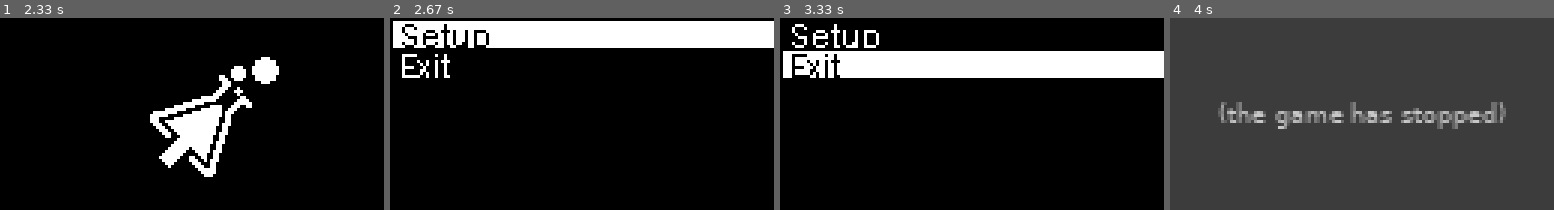
Above: before the commit, frames 1-4 (left to right).
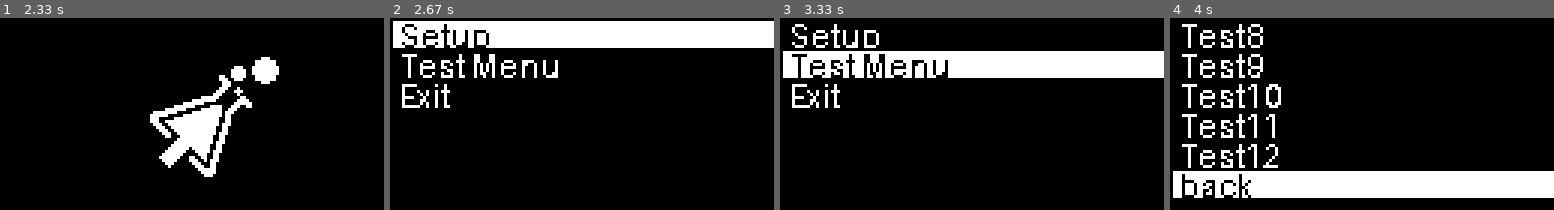
Above: after the commit, the same moments.

Repository: ProjectMakeIt/provkey-software
Game: pygame game, started from desktop.py
Two runs of this game, one before a commit and one after it. Both use one fixed random seed, a clock stepped at 60 frames per second and the inputs below. The source is Python 2; it was converted automatically to run under Python 3.
Inputs:
- Up to frame 1 (2.33 s): hold Up 0.33-0.8 s; hold Down 0.83-1.3 s
- Up to frame 2 (2.67 s): no input
- Up to frame 3 (3.33 s): hold Down 2.83-3.3 s
- Up to frame 4 (4 s): tap Enter at 3.33 s; hold Up from 3.67 s (still down)

Frame 1 is identical in both runs. In frame 2, 2.3% of the frame differs, in the area x 3-44%, y 18-47%; in frame 3, 2.3%; in frame 4, 100%, in the area x 0-100%, y 0-100%.
Before the commit the program exited at 3.35 s; later frames show no game.

Commit message:
make loader images reset when changed to.  add progress bar line

Diff:
--- a/libs/menu.py
+++ b/libs/menu.py
@@ -1,3 +1,5 @@
+from __future__ import division
+
 from PIL import Image
 from PIL import ImageDraw
 from PIL import ImageFont
@@ -80,13 +82,15 @@
   def setPos(self,line):
     self.currentLine=line
 
-class ProgressMenu(Menu):
+class LoaderMenu(Menu):
   def __init__(self,image,count,nextMenu):
       Menu.__init__(self,navigatable=False,firstEntry=0)
       self.loader = ProgressImage(image,count)
       self.nextMenu = nextMenu
   def setCtl(self,ctl):
       self.ctl = ctl
+  def reset(self):
+      self.loader.reset()
   def render(self):
     try:
       self.img = self.loader.next()
@@ -113,6 +117,31 @@
     draw.rectangle((0,0,128,10), outline=0, fill=0)
     draw.rectangle((0,0,128,10), outline=0, fill=box)
     draw.text((3, 0), str(self.label), font=font, fill=text)
+    return img
+
+class ProgressLine(MenuLine):
+  def __init__(self,mx):
+    self.max = mx
+    self.current = 0
+  def update(self,current):
+    self.current = current;
+  def execute(self,ctl):
+    pass
+  def render(self,current):
+    img = Image.new('1', (128,10))
+    if current:
+      box=255
+      text=0
+    else:
+      box=0
+      text=255
+    percent = self.current/self.max
+    size = 124*percent
+    draw = ImageDraw.Draw(img)
+    draw.rectangle((0,0,128,10), fill=box)
+    draw.rectangle((1,1,126,8), fill=text)
+    draw.rectangle((2,2,125,7), fill=box)
+    draw.rectangle((3,3,size,6), fill=text)
     return img
 
 class MenuEntry(MenuLine):
--- a/libs/progress.py
+++ b/libs/progress.py
@@ -7,6 +7,8 @@
     self.size = size
   def __iter__(self):
     return self
+  def reset(self):
+    self.count = 0
   def next(self):
     if self.count > self.size:
         raise StopIteration
--- a/menus.py
+++ b/menus.py
@@ -5,7 +5,7 @@
 
 import signal
 
-from libs.menu import Menu, PyGameMenuController, MenuLine, MenuEntry, MenuText, MenuCustom, ProgressMenu
+from libs.menu import Menu, PyGameMenuController, MenuLine, MenuEntry, MenuText, MenuCustom, ProgressLine, LoaderMenu
 from libs.progress import ProgressImage
 
 from PIL import Image
@@ -54,27 +54,32 @@
 
 def getMenus(shutdown):
     root = Menu()
-    load = ProgressMenu('images/scale.bmp',50,root)
+    load = LoaderMenu('images/scale.bmp',50,root)
     setup = Menu()
     network = Menu()
     usb = Menu()
     info = Menu(True,4)
     testMenu = Menu()
+    progress = Menu()
+    progressLine = ProgressLine(10)
+    progressLine.update(9)
+    progress.addLine(progressLine)
+    progress.addLine(MenuEntry('back',testMenu))
     root.addLine(MenuEntry('Setup',setup))
-    #root.addLine(MenuEntry('Test Menu',testMenu))
+    root.addLine(MenuEntry('Test Menu',testMenu))
     root.addLine(MenuLine('Exit',shutdown))
-    testMenu.addLine(MenuText('Test1'))
-    testMenu.addLine(MenuText('Test2'))
-    testMenu.addLine(MenuText('Test3'))
-    testMenu.addLine(MenuText('Test4'))
-    testMenu.addLine(MenuText('Test5'))
-    testMenu.addLine(MenuText('Test6'))
-    testMenu.addLine(MenuText('Test7'))
-    testMenu.addLine(MenuText('Test8'))
-    testMenu.addLine(MenuText('Test9'))
-    testMenu.addLine(MenuText('Test10'))
-    testMenu.addLine(MenuText('Test11'))
-    testMenu.addLine(MenuText('Test12'))
+    testMenu.addLine(MenuEntry('Test Loader',load))
+    testMenu.addLine(MenuEntry('Test Progress',progress))
+    testMenu.addLine('Test3')
+    testMenu.addLine('Test4')
+    testMenu.addLine('Test5')
+    testMenu.addLine('Test6')
+    testMenu.addLine('Test7')
+    testMenu.addLine('Test8')
+    testMenu.addLine('Test9')
+    testMenu.addLine('Test10')
+    testMenu.addLine('Test11')
+    testMenu.addLine('Test12')
     testMenu.addLine(MenuEntry('back',root))
     setup.addLine(MenuEntry('Status',info))
     setup.addLine(MenuEntry('Network',network))
